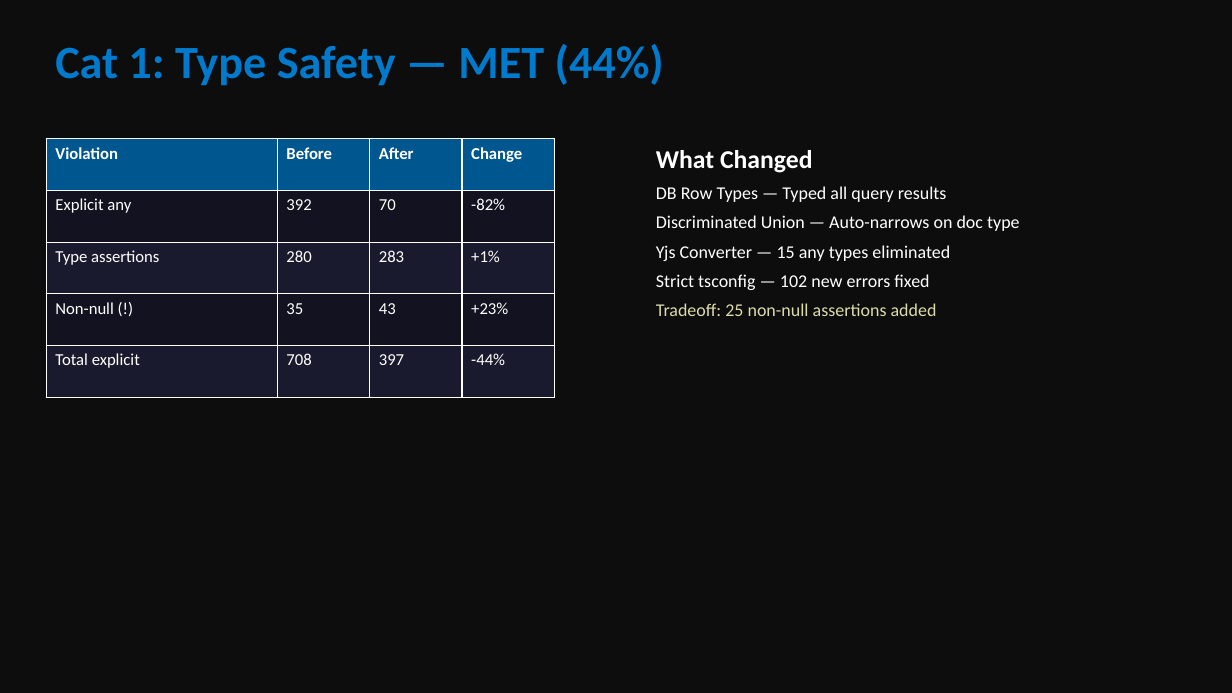
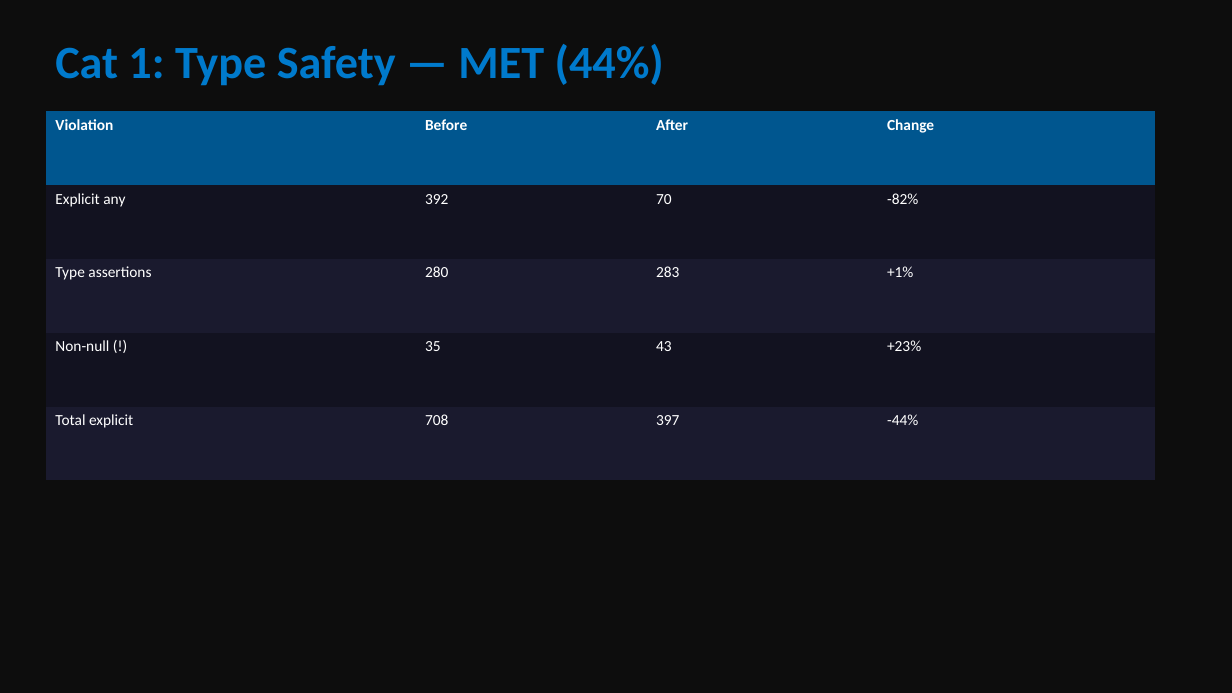
Before and after one commit to fsyeddev-a11y/ShipShape, a slide deck: slide 5 of docs/ShipShape-Final-Presentation.pptx (slide 4 before the commit). Drawn at 1232x693 pixels with LibreOffice and Linux fonts; fonts in the diff are those of the drawing. Boxes give left, top, right and bottom in pixels: in the first picture for what was removed or moved away, otherwise in the second. Text is boxed around its words. In the diff, an @@ line names an element or a change of style, - is before the commit and + after.

Commit message:
docs: update revert documentation with specific examples, regenerate PDF and presentation
Expanded the "Fixes Attempted and Reverted" section with detailed table
showing what changed, why it was reverted, and lessons learned for each
fix (backlinks .catch removal, syntax-highlighting API polling, WCAG
hover-focus conflict, timeout increase, batch CI failures).
Regenerated PDF and 32-slide presentation.

```diff
--- a/docs/ShipShape-Final-Presentation.pptx
+++ b/docs/ShipShape-Final-Presentation.pptx
@@ table at <box>46,111,1155,481</box> @@
@@ size 13 to 12 pt @@
@@ borders changed @@
@@ table: place and size @@
-table at <box>46,139,555,397</box>
+table at <box>46,111,1155,481</box>
@@ text removed at <box>656,150,1020,316</box> @@
-What Changed
-DB Row Types — Typed all query results
-Discriminated Union — Auto-narrows on doc type
-Yjs Converter — 15 any types eliminated
-Strict tsconfig — 102 new errors fixed
-Tradeoff: 25 non-null assertions added
```
Also in this commit, not shown: 10 other slides changed, 21 slides added, 5 slides removed, 4 other files.
